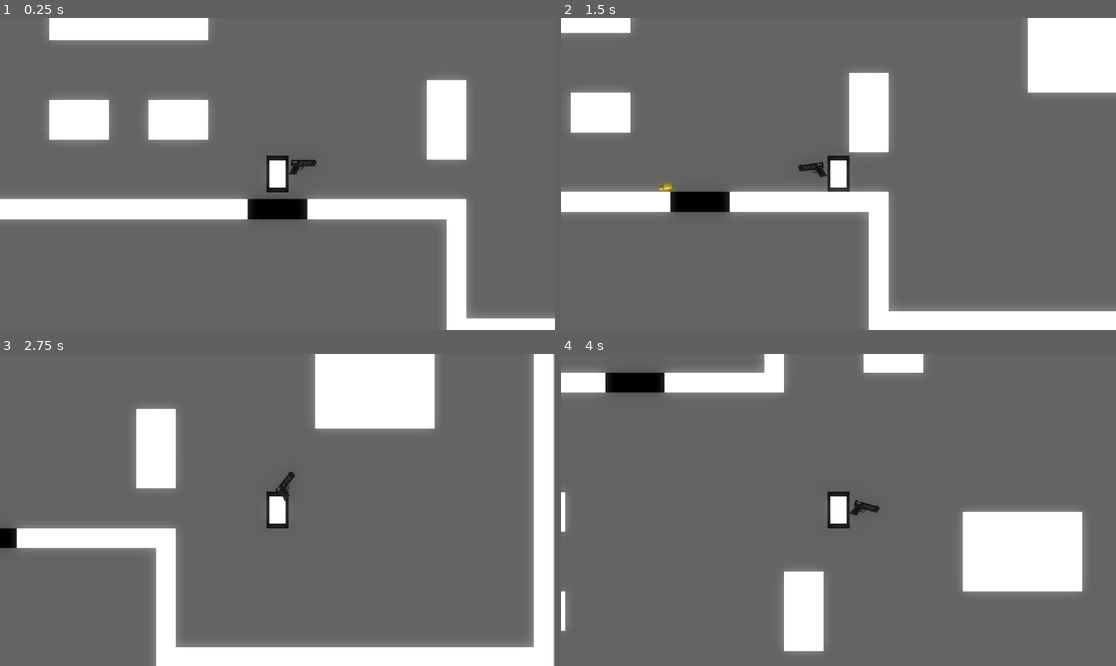
Above: before the commit, frames 1-4 (two rows, left to right).
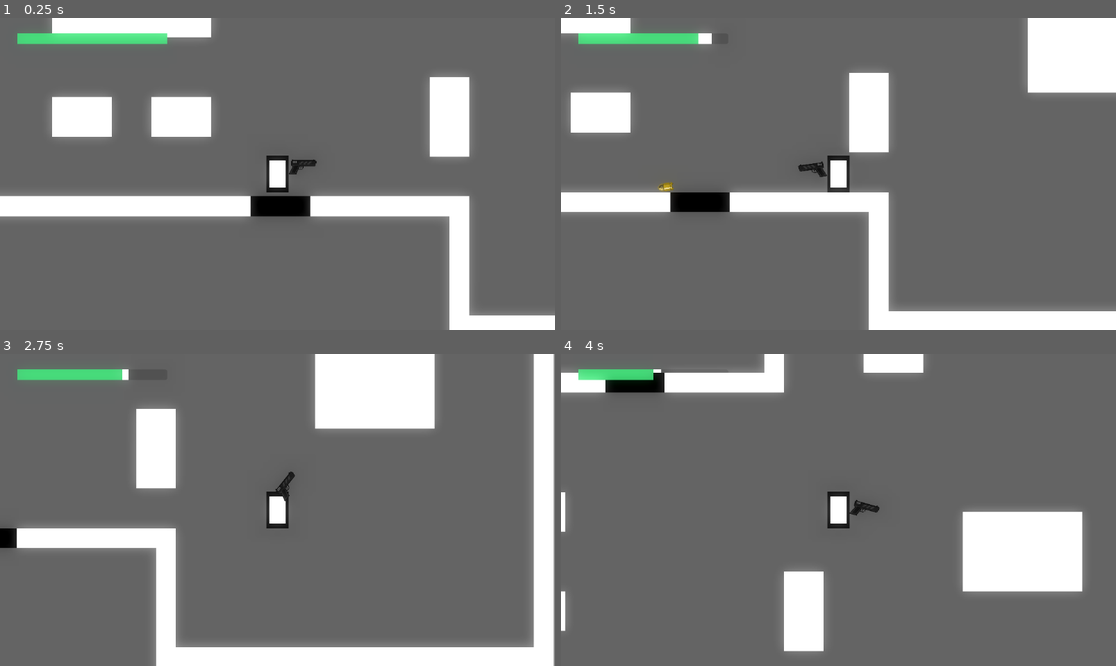
Above: after the commit, the same moments.

Repository: melvinproductions/Battle-of-the-frontiers-prototyp
Game: Godot game, scene res://main.tscn
Same seed, same stepped clock (60 frames per second), same inputs: the game is played once before the commit and once after it.
Inputs (mouse positions are in pixels of both pictures, inside the frame that each line leads up to):
- Up to frame 1 (0.25 s): no input
- Up to frame 2 (1.5 s): tap Enter at 0.5 s; move the mouse to (960, 158) at 0.52 s; hold D (right) 0.53-1.28 s; click (960, 158) at 0.6 s; move the mouse to (727, 189) at 1.27 s; hold S (down) from 1.28 s (still down); click (727, 189) at 1.35 s
- Up to frame 3 (2.75 s): move the mouse to (333, 441) at 2.02 s; release S (down) at 2.03 s; hold D (right) from 2.03 s (still down); tap E (interact) at 2.1 s; click (333, 441) at 2.3 s
- Up to frame 4 (4 s): move the mouse to (810, 572) at 2.77 s; release D (right) at 2.78 s; hold W (up) 2.78-3.53 s; click (810, 572) at 2.85 s; move the mouse to (1005, 556) at 3.52 s; hold A (left) from 3.53 s (still down); click (1005, 556) at 3.6 s

The runs differ from the first frame. In frame 1, 4.8% of the frame differs, in the area x 0-100%, y 0-100%; in frame 2, 1.0%; in frame 3, 0.7%; in frame 4, 0.5%.

Commit message:
Added healthbar, for player and enemies.

Diff:
--- /dev/null
+++ b/UI/enemy_healthbar.tscn
@@ -0,0 +1,40 @@
+[gd_scene load_steps=5 format=3 uid="uid://t7jr01ydfhjn"]
+
+[ext_resource type="Script" uid="uid://dknvyvbn8xhry" path="res://UI/healthbar.gd" id="1_6xagt"]
+
+[sub_resource type="StyleBoxEmpty" id="StyleBoxEmpty_7timn"]
+
+[sub_resource type="StyleBoxFlat" id="StyleBoxFlat_7timn"]
+bg_color = Color(0.90684694, 0, 0.28005856, 1)
+border_color = Color(0.842094, 0.0005598569, 0.84208816, 1)
+
+[sub_resource type="StyleBoxFlat" id="StyleBoxFlat_udao7"]
+bg_color = Color(1, 1, 1, 1)
+
+[node name="enemy_healthbar" type="ProgressBar"]
+z_index = 1
+offset_right = 250.0
+offset_bottom = 10.0
+theme_override_styles/background = SubResource("StyleBoxEmpty_7timn")
+theme_override_styles/fill = SubResource("StyleBoxFlat_7timn")
+value = 50.0
+show_percentage = false
+script = ExtResource("1_6xagt")
+
+[node name="damage_bar" type="ProgressBar" parent="."]
+z_index = -1
+layout_mode = 1
+anchors_preset = 15
+anchor_right = 1.0
+anchor_bottom = 1.0
+grow_horizontal = 2
+grow_vertical = 2
+theme_override_styles/fill = SubResource("StyleBoxFlat_udao7")
+value = 80.0
+show_percentage = false
+
+[node name="damage_bar_timer" type="Timer" parent="."]
+wait_time = 0.3
+one_shot = true
+
+[connection signal="timeout" from="damage_bar_timer" to="." method="_on_damage_bar_timer_timeout"]
--- /dev/null
+++ b/UI/healthbar.gd
@@ -0,0 +1,32 @@
+extends ProgressBar
+
+@onready var timer_for_damagebar = $damage_bar_timer
+@onready var damage_bar = $damage_bar
+
+var health = 0 : set = _set_health
+
+func _set_health(new_health):
+	var prev_health = health
+	health = min(max_value, new_health)
+	value = health
+
+	if health <= 0:
+		queue_free()
+
+	if health < prev_health:
+		timer_for_damagebar.start()
+		var tw = create_tween()
+		tw.tween_property(damage_bar, "value", health, 1.2).set_trans(Tween.TRANS_QUAD).set_ease(Tween.EASE_OUT)
+	else:
+		damage_bar.value = health
+
+func init_health(_health):
+	health = _health
+	max_value = health
+	value = health
+	damage_bar.max_value = health
+	damage_bar.value = health
+
+
+func _on_damage_bar_timer_timeout() -> void:
+	damage_bar.value = health
--- /dev/null
+++ b/UI/healthbar.tscn
@@ -0,0 +1,40 @@
+[gd_scene load_steps=5 format=3 uid="uid://bgv1dpkdk873f"]
+
+[ext_resource type="Script" uid="uid://dknvyvbn8xhry" path="res://UI/healthbar.gd" id="1_a5ivs"]
+
+[sub_resource type="StyleBoxEmpty" id="StyleBoxEmpty_7timn"]
+
+[sub_resource type="StyleBoxFlat" id="StyleBoxFlat_7timn"]
+bg_color = Color(0.21047205, 0.7089444, 0.38177606, 1)
+border_color = Color(0.842094, 0.0005598569, 0.84208816, 1)
+
+[sub_resource type="StyleBoxFlat" id="StyleBoxFlat_udao7"]
+bg_color = Color(1, 1, 1, 1)
+
+[node name="player_health_bar" type="ProgressBar"]
+z_index = 1
+offset_right = 250.0
+offset_bottom = 10.0
+theme_override_styles/background = SubResource("StyleBoxEmpty_7timn")
+theme_override_styles/fill = SubResource("StyleBoxFlat_7timn")
+value = 50.0
+show_percentage = false
+script = ExtResource("1_a5ivs")
+
+[node name="damage_bar" type="ProgressBar" parent="."]
+z_index = -1
+layout_mode = 1
+anchors_preset = 15
+anchor_right = 1.0
+anchor_bottom = 1.0
+grow_horizontal = 2
+grow_vertical = 2
+theme_override_styles/fill = SubResource("StyleBoxFlat_udao7")
+value = 80.0
+show_percentage = false
+
+[node name="damage_bar_timer" type="Timer" parent="."]
+wait_time = 0.3
+one_shot = true
+
+[connection signal="timeout" from="damage_bar_timer" to="." method="_on_damage_bar_timer_timeout"]
--- a/main.tscn
+++ b/main.tscn
@@ -29,6 +29,7 @@
 position = Vector2(577, 480)
 
 [node name="TileMap" type="TileMap" parent="."]
+position = Vector2(8, -8)
 tile_set = SubResource("TileSet_1bvp3")
 format = 2
 layer_0/tile_data = PackedInt32Array(655361, 524292, 8, 655362, 524292, 8, 655363, 524292, 8, 655364, 524292, 8, 655365 …(4556 unchanged characters)…
--- a/player/player.gd
+++ b/player/player.gd
@@ -1,12 +1,30 @@
 extends CharacterBody2D
 class_name Player
 
+var health : int
+var max_health : int = 100
 var speed = 600
+
+@onready var health_bar: ProgressBar = $health_bar
+
+
+func _ready():
+	health = max_health
+	health_bar.value = health
+	health_bar.init_health(health)
 
 func get_input():
 	var input_dir = Input.get_vector("left", "right", "up", "down")
 	velocity = input_dir * speed
 
 func _physics_process(delta: float) -> void:
+
+	if Input.is_action_just_pressed("fire"):
+		take_damage()
+
 	get_input()
 	move_and_slide()
+
+func take_damage():
+	health -= 10
+	health_bar.health = health
--- a/player/player.tscn
+++ b/player/player.tscn
@@ -1,8 +1,9 @@
-[gd_scene load_steps=6 format=3 uid="uid://dsgbxlgbmurpy"]
+[gd_scene load_steps=7 format=3 uid="uid://dsgbxlgbmurpy"]
 
 [ext_resource type="Script" uid="uid://ccivdtog186g1" path="res://player/player.gd" id="1_rkbax"]
 [ext_resource type="Texture2D" uid="uid://djnj8l8v8o3l5" path="res://sprites/Square-white.svg.png" id="2_rkbax"]
 [ext_resource type="PackedScene" uid="uid://jypelxj7pws" path="res://guns/pistol/pistol.tscn" id="3_g1dw6"]
+[ext_resource type="PackedScene" uid="uid://bgv1dpkdk873f" path="res://UI/healthbar.tscn" id="4_yw30f"]
 
 [sub_resource type="Environment" id="Environment_rkbax"]
 background_mode = 3
@@ -33,3 +34,9 @@
 position_smoothing_speed = 10.0
 
 [node name="Gun" parent="." instance=ExtResource("3_g1dw6")]
+
+[node name="health_bar" parent="." instance=ExtResource("4_yw30f")]
+offset_left = -720.0
+offset_top = -389.0
+offset_right = -305.0
+offset_bottom = -360.0
Not shown, added: UI/healthbar.gd.uid
